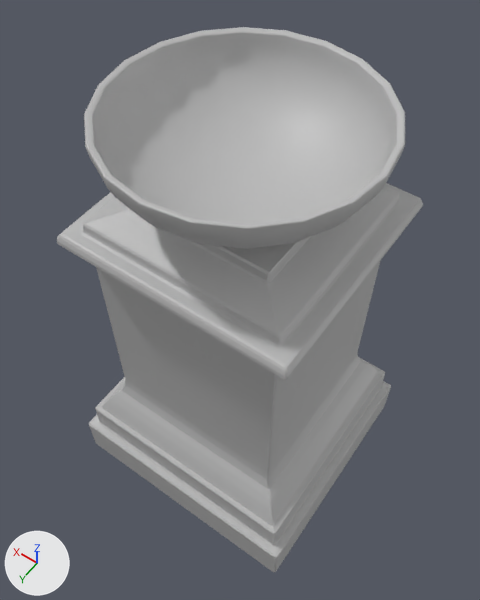
Renders of the FBX model pharaoh/Assets/Game/Scenes/graphics/Meshes/SM_brazier_01.fbx from each side of a commit.
One viewpoint serves both versions: a 50 mm camera at (-1.28, 1.82, 4.29) aimed at (0.05, -0.03, 1.37). Arrows for +X, +Y and +Z are at lower left; the lights stay in place. Where no turn or scale is listed for an object, it has been applied to the vertices.

The older version as bpy lines, for what is in view:
```python
me_mesh = bpy.data.meshes.new('Mesh')
me_mesh.from_pydata(...)  # 714 vertices, 734 faces; spans x -0.75..0.75, y -0.72..0.72, z 0.0..2.65
# faces by material slot: [460, 274]
me_mesh.materials.append(mat_lambert5)  # grey #bcbcbc
me_mesh.materials.append(mat_lambert4)  # grey #bcbcbc
ob_sm_brazier_01 = bpy.data.objects.new('SM_brazier_01', me_mesh)
ob_sm_brazier_01.location = (0.0, 0.0, 0.0)
```
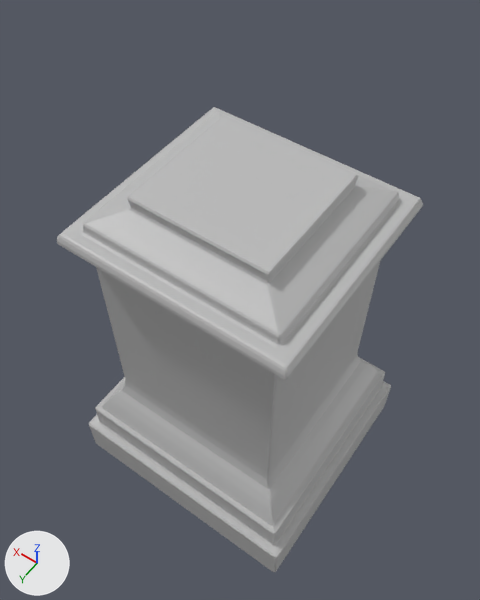
Pixel boxes [x1, y1, x2, y2] of what changed, in the pictures (480 x 600 px):
'SM_brazier_01', reshaped (15% shorter): before [57, 27, 423, 572]; after [57, 107, 423, 572]
part 1 of me_mesh, deleted: before [84, 27, 405, 249]

The edits, one by one:
me_mesh has 714 vertices, 734 faces and spans x -0.75..0.75, y -0.72..0.72, z 0.0..2.65.
me_mesh is used by ob_sm_brazier_01; location (0.0, 0.0, 0.0).
me_mesh no longer uses material mat_lambert5 (grey #bcbcbc).
me_mesh part 1: the loose piece of 442 vertices spanning x -0.64..0.64, y -0.64..0.64, z 2.26..2.65 is deleted.
